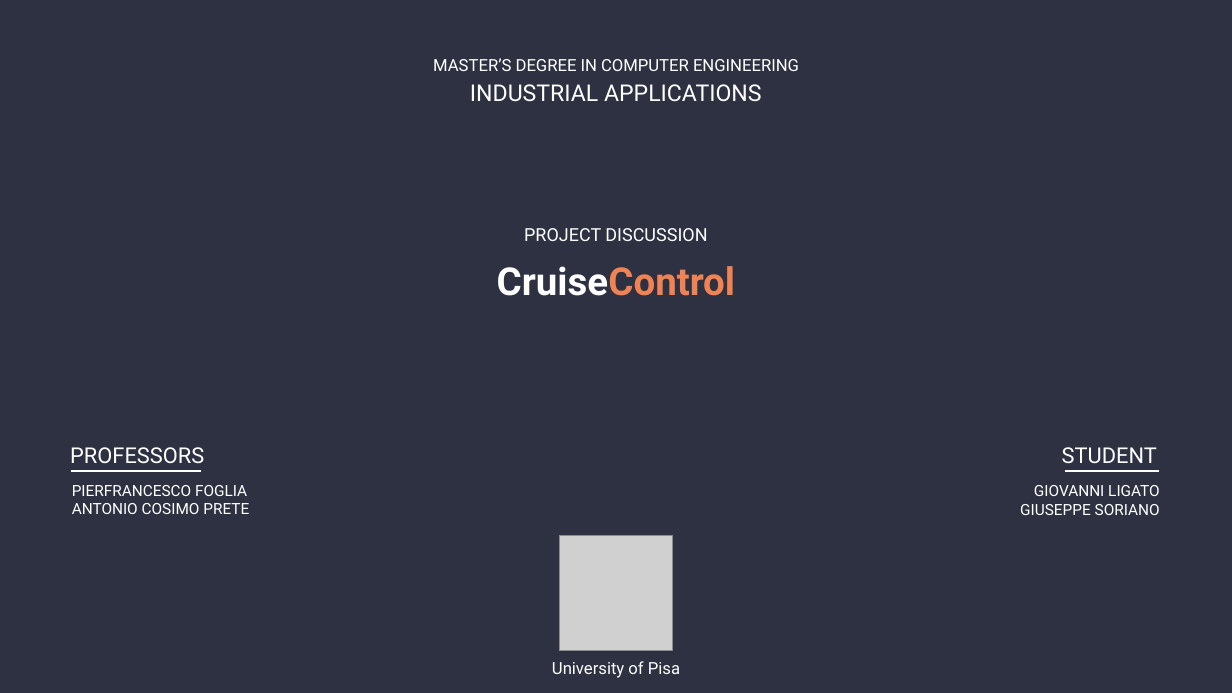
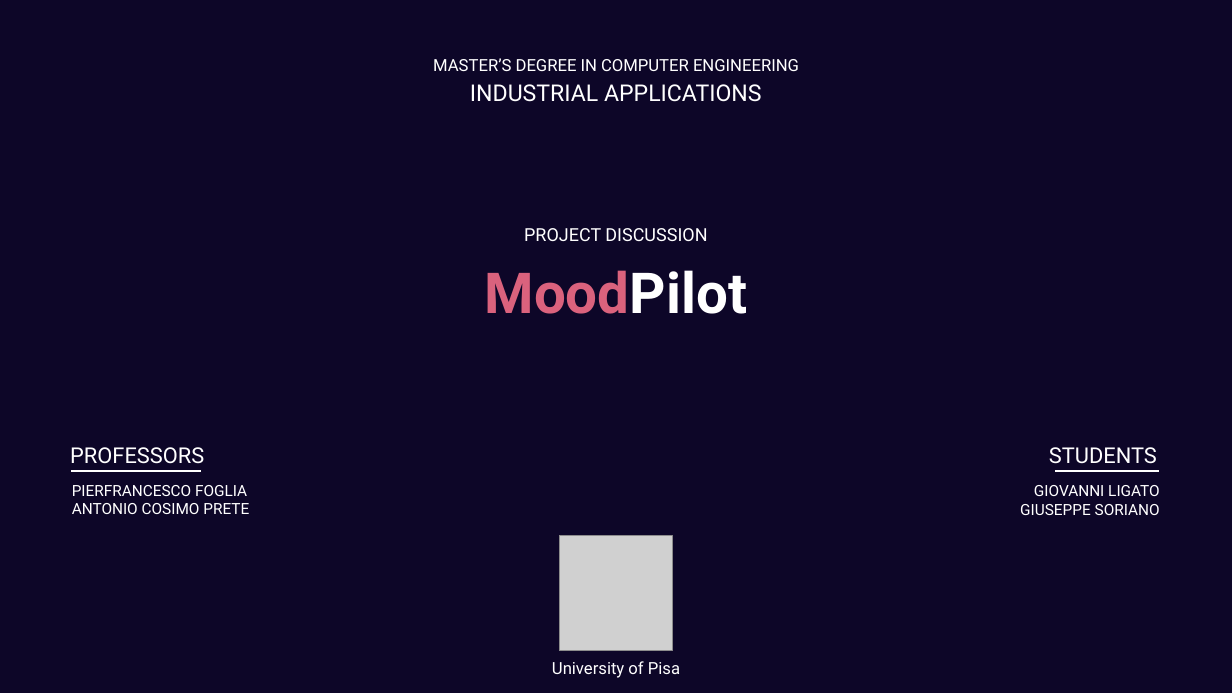
Before and after one commit to GiuseppeSoriano/MoodPilot, a slide deck: slide 1 of Idea/Idea_Presentation.pptx. Drawn at 1232x693 pixels with LibreOffice and Linux fonts; fonts in the diff are those of the drawing; grey boxes stand for pictures. Boxes give left, top, right and bottom in pixels: in the first picture for what was removed or moved away, otherwise in the second. Text is boxed around its words. In the diff, an @@ line names an element or a change of style, - is before the commit and + after.

```diff
--- a/Idea/Idea_Presentation.pptx
+++ b/Idea/Idea_Presentation.pptx
@@ background #2D3142 to #0D0628 @@
@@ text at box(485, 270, 748, 314): text changed; size 30 to 44 pt; text colour #EF8354 to #FFFFFF @@
-CruiseControl
+MoodPilot
@@ text at box(1049, 447, 1157, 464): text changed @@
-STUDENT
+STUDENTS
@@ line moved from (1066, 471) - (1160, 471) to (1055, 471) - (1160, 471) @@
```
Also in this commit, not shown: 3 slides added, 1 slide removed, 7 other files.
